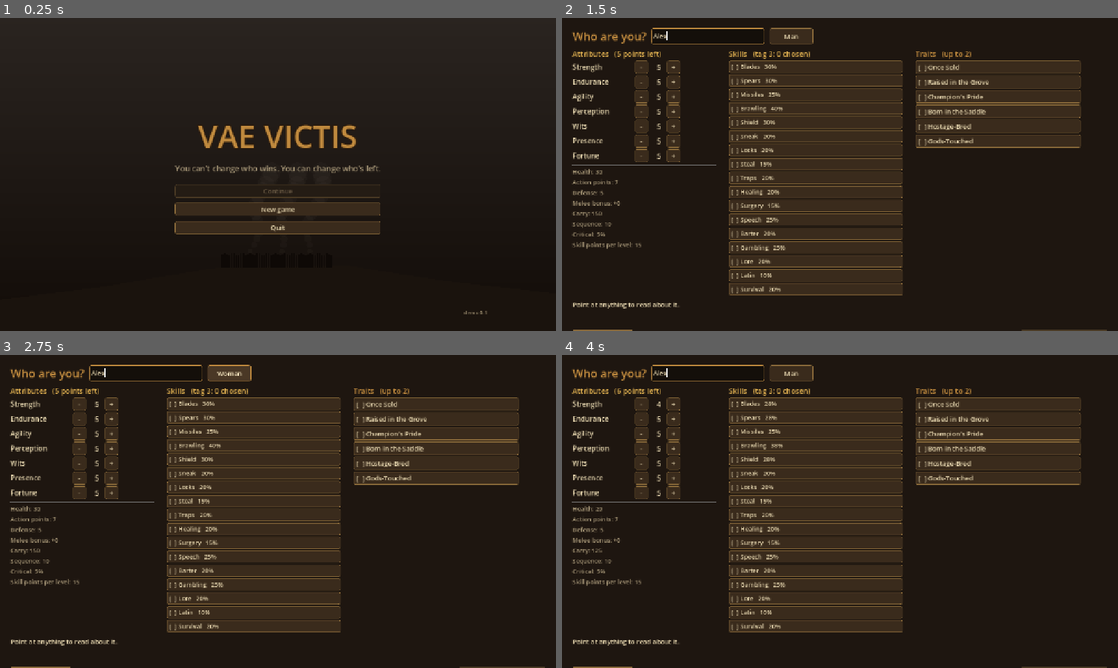
Above: before the commit, frames 1-4 (two rows, left to right).
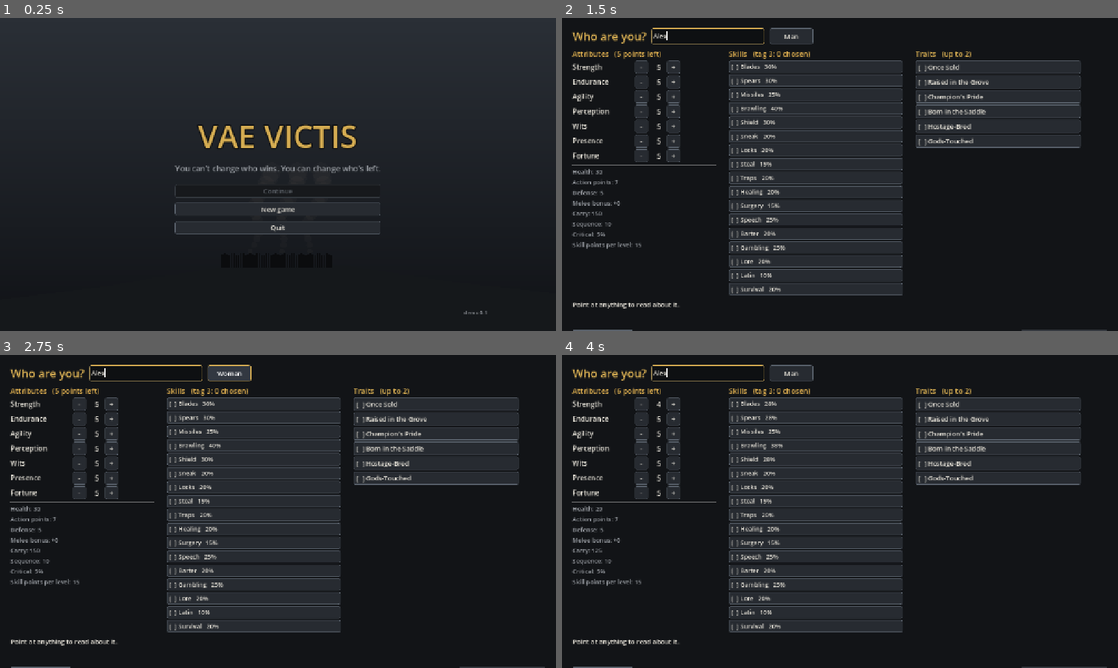
Above: after the commit, the same moments.

Repository: tdotlab/vae-victis
Game: Godot game, scene res://src/main.tscn
Two runs of this game, one before a commit and one after it. Both use one fixed random seed, a clock stepped at 60 frames per second and the inputs below.
Inputs (mouse positions are in pixels of both pictures, inside the frame that each line leads up to):
- Up to frame 1 (0.25 s): no input
- Up to frame 2 (1.5 s): click "New game" at 0.5 s; click (706, 36) at 1.27 s; type "Alex" at 1.35 s
- Up to frame 3 (2.75 s): click "Man" at 2 s
- Up to frame 4 (4 s): click "Woman" at 2.75 s; click "-" at 3.5 s

The runs differ from the first frame. In frame 1, 1.7% of the frame differs, in the area x 31-88%, y 34-95%; in frame 2, 7.0%; in frame 3, 7.3%, in the area x 2-98%, y 3-100%; in frame 4, 7.0%.

Commit message:
Playtest fixes: walk cycle, see-through walls, no brown UI
The walk cycle restarted every hex, so figures only ever stepped with one
leg; each hex is now half a stride, steps are slower (0.2 s), and facing
looks ahead so zigzag paths don't flip the figure. Walls in front of the
player thin out in a smooth oval instead of popping per segment. The
interface moves from leather brown to charcoal iron with brass accents.

Co-Authored-By: Claude Opus 5.5 <noreply@anthropic.com>

Diff:
--- a/game/src/game/local_map.gd
+++ b/game/src/game/local_map.gd
@@ -6,8 +6,8 @@
 
 signal clicked_cell(cell: Vector2i, button: int)
 
-const STEP_TIME := 0.13
-const COMBAT_STEP_TIME := 0.16
+const STEP_TIME := 0.2
+const COMBAT_STEP_TIME := 0.22
 
 var map: MapData
 var actors: Array = []
@@ -391,12 +391,13 @@
 	var token := _move_token
 	player.set_meta("walking", true)
 	busy = true
-	for c in path:
+	for i in path.size():
+		var c := path[i]
 		if token != _move_token:
 			return
 		if actor_at(c) != null:
 			break
-		await step_actor(player, c, STEP_TIME)
+		await step_actor(player, c, STEP_TIME, path[mini(i + 2, path.size() - 1)])
 		_after_player_step()
 		if combat.active or _leaving:
 			break
@@ -471,21 +472,41 @@
 		a.facing = Hex.direction_to(a.cell, target)
 
 
-func step_actor(a: Actor, c: Vector2i, dur: float) -> void:
-	face(a, c)
+## Faces toward `look` unless the current facing is already close enough.
+## Hex paths zigzag (straight south is SE, SW, SE...), so facing each next cell
+## would flip the figure every step; looking a couple of cells ahead with some
+## slack keeps it steady.
+func _face_along(a: Actor, look: Vector2i) -> void:
+	if look == a.cell:
+		return
+	var v := Hex.to_flat(look) - Hex.to_flat(a.cell)
+	var ang := atan2(-v.y, v.x)
+	if absf(angle_difference(a.facing * PI / 3.0, ang)) <= deg_to_rad(42.0):
+		return
+	a.facing = posmod(int(round(ang / (PI / 3.0))), 6)
+
+
+## Moves an actor one hex. Each hex is half a stride: the walk cycle runs
+## from standing to one leg forward and back to standing, and the next hex
+## uses the other leg, so the feet keep pace with the ground.
+func step_actor(a: Actor, c: Vector2i, dur: float, look: Vector2i = c) -> void:
+	if look == c:
+		face(a, c)
+	else:
+		_face_along(a, look)
 	var from: Vector2 = display_pos[a]
 	var to := Hex.to_pixel(c, Paint.HEX)
 	a.cell = c
+	var start := fmod(float(walk_phase[a]), TAU)
 	var t := 0.0
 	while t < dur:
-		var dt := get_process_delta_time()
-		t += dt
+		t += get_process_delta_time()
 		var k := minf(1.0, t / dur)
 		display_pos[a] = from.lerp(to, k)
-		walk_phase[a] = float(walk_phase[a]) + dt * 14.0
+		walk_phase[a] = start + k * PI
 		await get_tree().process_frame
 	display_pos[a] = to
-	walk_phase[a] = 0.0
+	walk_phase[a] = start + PI
 
 
 func lunge(a: Actor, target: Vector2i) -> void:
@@ -600,10 +621,11 @@
 
 func _walk_npc(a: Actor, path: Array[Vector2i]) -> void:
 	a.set_meta("walking", true)
-	for c in path:
+	for i in path.size():
+		var c := path[i]
 		if combat.active or actor_at(c) != null:
 			break
-		await step_actor(a, c, STEP_TIME)
+		await step_actor(a, c, STEP_TIME, path[mini(i + 2, path.size() - 1)])
 	a.remove_meta("walking")
 
 
@@ -860,6 +882,19 @@
 		Paint.grid_hex(ci, hover, col, 2.0)
 
 
+## Opacity of a tall thing standing at `p` with the player at `pp`: an oval
+## window that thins out whatever stands in front of the player, fading
+## smoothly with distance so walls never pop one segment at a time.
+func _see_through(p: Vector2, pp: Vector2) -> float:
+	var dy := p.y - pp.y
+	var front := smoothstep(-4.0, 14.0, dy)
+	if front <= 0.0:
+		return 1.0
+	var d := Vector2((p.x - pp.x) / 80.0, dy / 76.0).length()
+	var hole := 1.0 - smoothstep(0.5, 1.0, d)
+	return 1.0 - 0.68 * hole * front
+
+
 func _draw_things(ci: CanvasItem) -> void:
 	var tdefs := DB.terrain()
 	var sprites := Art.on()
@@ -886,8 +921,7 @@
 			var c: Vector2i = it[2]
 			var t: Dictionary = tdefs[map.cells[c]]
 			var p := Hex.to_pixel(c, Paint.HEX)
-			# Fade blocks that stand in front of the player and would hide them.
-			var fade := p.y > pp.y and p.y - pp.y < 60 and absf(p.x - pp.x) < 40 and float(t.get("height", 0)) > 20
+			var fade := _see_through(p, pp) if float(t.get("height", 0)) > 20 else 1.0
 			var tid: String = map.cells[c]
 			if sprites and Art.has_wall(tid):
 				Art.draw_wall(ci, map, c, tid, fade)
--- a/game/src/game/world_map.gd
+++ b/game/src/game/world_map.gd
@@ -484,14 +484,14 @@
 
 func _draw() -> void:
 	var season := Game.state.season()
-	draw_rect(Rect2(Vector2(-2000, -2000), Vector2(world.width * CELL + 4000, world.height * CELL + 4000)), Color("#100c08"))
+	draw_rect(Rect2(Vector2(-2000, -2000), Vector2(world.width * CELL + 4000, world.height * CELL + 4000)), Color("#0f1113"))
 	for y in range(world.height):
 		for x in range(world.width):
 			var c := Vector2i(x, y)
 			var r := Rect2(Vector2(x, y) * CELL, Vector2(CELL, CELL))
 			if not _is_seen(c):
 				var h := Paint._hash(c)
-				draw_rect(r, Color("#17120c").lightened(h * 0.04))
+				draw_rect(r, Color("#16191c").lightened(h * 0.04))
 				continue
 			_draw_cell(c, r, season)
 	# Faint grid over the known country.
--- a/game/src/ui/dialogue_panel.gd
+++ b/game/src/ui/dialogue_panel.gd
@@ -111,8 +111,8 @@
 	b.autowrap_mode = TextServer.AUTOWRAP_WORD
 	b.custom_minimum_size.x = 760
 	b.add_theme_stylebox_override("normal", StyleBoxEmpty.new())
-	b.add_theme_color_override("font_color", Color("#d8c48a"))
-	b.add_theme_color_override("font_hover_color", Color("#fff0c0"))
+	b.add_theme_color_override("font_color", Color("#e2c77a"))
+	b.add_theme_color_override("font_hover_color", Color("#ffffff"))
 	return b
 
 
--- a/game/src/ui/hud.gd
+++ b/game/src/ui/hud.gd
@@ -50,7 +50,7 @@
 	_log.size_flags_horizontal = Control.SIZE_EXPAND_FILL
 	_log.add_theme_font_size_override("normal_font_size", 14)
 	var log_bg := StyleBoxFlat.new()
-	log_bg.bg_color = Color("#140f0a")
+	log_bg.bg_color = Color("#0e1012")
 	log_bg.set_content_margin_all(6)
 	_log.add_theme_stylebox_override("normal", log_bg)
 	hb.add_child(_log)
--- a/game/src/ui/title_screen.gd
+++ b/game/src/ui/title_screen.gd
@@ -7,7 +7,7 @@
 	set_anchors_and_offsets_preset(Control.PRESET_FULL_RECT)
 	theme = UITheme.get_theme()
 	var bg := ColorRect.new()
-	bg.color = Color("#140e09")
+	bg.color = Color("#0f1114")
 	bg.set_anchors_and_offsets_preset(Control.PRESET_FULL_RECT)
 	add_child(bg)
 	var art := _Backdrop.new()
@@ -21,7 +21,7 @@
 	center.add_child(vb)
 	var t := UITheme.label("VAE VICTIS", 72, UITheme.BRONZE)
 	t.horizontal_alignment = HORIZONTAL_ALIGNMENT_CENTER
-	t.add_theme_color_override("font_outline_color", Color("#2a1a0c"))
+	t.add_theme_color_override("font_outline_color", Color("#0a0b0d"))
 	t.add_theme_constant_override("outline_size", 10)
 	vb.add_child(t)
 	var sub := UITheme.label(DB.story().get("tagline", "Gaul, 52 BC"), 18, UITheme.DIM)
@@ -46,16 +46,16 @@
 		var w := size.x
 		var h := size.y
 		var sky := PackedVector2Array([Vector2(0, 0), Vector2(w, 0), Vector2(w, h), Vector2(0, h)])
-		draw_polygon(sky, PackedColorArray([Color("#2a2420"), Color("#2a2420"), Color("#120c08"), Color("#120c08")]))
+		draw_polygon(sky, PackedColorArray([Color("#2a2f36"), Color("#2a2f36"), Color("#101216"), Color("#101216")]))
 		# The fort sits low, under the menu, so the palisade never shows between buttons.
 		var hill := PackedVector2Array([Vector2(0, h * 0.9), Vector2(w * 0.18, h * 0.86), Vector2(w * 0.38, h * 0.8),
 			Vector2(w * 0.62, h * 0.79), Vector2(w * 0.8, h * 0.84), Vector2(w, h * 0.88), Vector2(w, h), Vector2(0, h)])
-		draw_colored_polygon(hill, Color("#1a130d"))
+		draw_colored_polygon(hill, Color("#15181b"))
 		# Palisade on the hilltop.
 		for i in range(48):
 			var x := w * 0.4 + i * (w * 0.2 / 48.0)
 			var top := h * 0.755 - (sin(i * 1.7) * 3.0)
-			draw_line(Vector2(x, h * 0.797), Vector2(x, top), Color("#0e0906"), 4.0)
+			draw_line(Vector2(x, h * 0.797), Vector2(x, top), Color("#0b0c0e"), 4.0)
 		# Smoke from the hearths.
 		for j in range(3):
 			var sx := w * (0.45 + j * 0.05)
--- a/game/src/ui/ui_theme.gd
+++ b/game/src/ui/ui_theme.gd
@@ -1,14 +1,15 @@
 class_name UITheme
 extends RefCounted
-## The interface look: dark leather panels, bronze edges, parchment text.
+## The interface look: charcoal iron panels, iron edges, brass accents, bone text.
+## T hates brown; keep it out of the interface.
 
-const BG := Color("#1e1610")
-const PANEL := Color("#2a1f15")
-const PANEL_LIGHT := Color("#3a2b1c")
-const EDGE := Color("#8a6a3a")
-const BRONZE := Color("#c08a3e")
-const TEXT := Color("#e8d8b0")
-const DIM := Color("#a89878")
+const BG := Color("#121417")
+const PANEL := Color("#1b1e22")
+const PANEL_LIGHT := Color("#272b31")
+const EDGE := Color("#59616b")
+const BRONZE := Color("#d6ad52")  # brass: headings, hover, focus
+const TEXT := Color("#e6e2d8")
+const DIM := Color("#9a9ea4")
 const GOOD := Color("#9cc07a")
 const BAD := Color("#d8705a")
 const WARN := Color("#e0b050")
@@ -25,23 +26,23 @@
 	t.set_stylebox("panel", "PanelContainer", panel)
 	t.set_stylebox("panel", "Panel", panel)
 	t.set_stylebox("normal", "Button", _box(PANEL_LIGHT, EDGE, 1, 6))
-	t.set_stylebox("hover", "Button", _box(Color("#4a3826"), BRONZE, 1, 6))
-	t.set_stylebox("pressed", "Button", _box(Color("#5a4430"), BRONZE, 2, 6))
-	t.set_stylebox("disabled", "Button", _box(Color("#241c14"), Color("#4a3a24"), 1, 6))
+	t.set_stylebox("hover", "Button", _box(Color("#323841"), BRONZE, 1, 6))
+	t.set_stylebox("pressed", "Button", _box(Color("#3c434d"), BRONZE, 2, 6))
+	t.set_stylebox("disabled", "Button", _box(Color("#17191c"), Color("#33383e"), 1, 6))
 	t.set_stylebox("focus", "Button", _box(Color(0, 0, 0, 0), BRONZE, 1, 6))
 	t.set_color("font_color", "Button", TEXT)
-	t.set_color("font_hover_color", "Button", Color("#fff0c8"))
-	t.set_color("font_pressed_color", "Button", Color("#fff0c8"))
-	t.set_color("font_disabled_color", "Button", Color("#6a5a44"))
+	t.set_color("font_hover_color", "Button", Color("#ffffff"))
+	t.set_color("font_pressed_color", "Button", Color("#ffffff"))
+	t.set_color("font_disabled_color", "Button", Color("#5c6168"))
 	t.set_color("font_color", "Label", TEXT)
 	t.set_color("default_color", "RichTextLabel", TEXT)
-	t.set_stylebox("normal", "LineEdit", _box(Color("#140f0a"), EDGE, 1, 4))
-	t.set_stylebox("focus", "LineEdit", _box(Color("#140f0a"), BRONZE, 1, 4))
+	t.set_stylebox("normal", "LineEdit", _box(Color("#0e1012"), EDGE, 1, 4))
+	t.set_stylebox("focus", "LineEdit", _box(Color("#0e1012"), BRONZE, 1, 4))
 	t.set_color("font_color", "LineEdit", TEXT)
-	t.set_stylebox("panel", "TooltipPanel", _box(Color("#140f0a"), EDGE, 1, 6))
+	t.set_stylebox("panel", "TooltipPanel", _box(Color("#0e1012"), EDGE, 1, 6))
 	t.set_color("font_color", "TooltipLabel", TEXT)
 	var sb := StyleBoxFlat.new()
-	sb.bg_color = Color("#140f0a")
+	sb.bg_color = Color("#0e1012")
 	t.set_stylebox("scroll", "VScrollBar", sb)
 	var grab := StyleBoxFlat.new()
 	grab.bg_color = EDGE
--- a/game/src/view/art.gd
+++ b/game/src/view/art.gd
@@ -143,18 +143,18 @@
 
 ## Draws a wall hex joined to its neighbors. Bit d of the frame is set when
 ## the neighbor in Hex.DIRECTIONS[d] continues the wall.
-static func draw_wall(ci: CanvasItem, map: MapData, c: Vector2i, terrain: String, fade: bool) -> void:
+static func draw_wall(ci: CanvasItem, map: MapData, c: Vector2i, terrain: String, fade: float) -> void:
 	var e: Dictionary = manifest()["walls"][terrain]
 	var mask := 0
 	for d in range(6):
 		if str(map.cells.get(Hex.neighbor(c, d), "")) in e.get("connect", []):
 			mask |= 1 << d
-	_frame(ci, e, e["sheet"], mask, Hex.to_pixel(c, Paint.HEX), Color(1, 1, 1, 0.45 if fade else 1.0))
-
-
-static func draw_thing(ci: CanvasItem, c: Vector2i, terrain: String, fade: bool) -> void:
+	_frame(ci, e, e["sheet"], mask, Hex.to_pixel(c, Paint.HEX), Color(1, 1, 1, fade))
+
+
+static func draw_thing(ci: CanvasItem, c: Vector2i, terrain: String, fade: float) -> void:
 	var m := manifest()
-	var mod := Color(1, 1, 1, 0.4 if fade else 1.0)
+	var mod := Color(1, 1, 1, fade)
 	var p := Hex.to_pixel(c, Paint.HEX)
 	if m["trees"].has(terrain):
 		var e: Dictionary = m["trees"][terrain]
--- a/game/src/view/paint.gd
+++ b/game/src/view/paint.gd
@@ -45,7 +45,7 @@
 
 
 ## Raised block (wall, rock, furniture) standing on cell c.
-static func block(ci: CanvasItem, c: Vector2i, tdef: Dictionary, fade: bool = false) -> void:
+static func block(ci: CanvasItem, c: Vector2i, tdef: Dictionary, fade: float = 1.0) -> void:
 	var h := float(tdef.get("height", 20))
 	var p := Hex.to_pixel(c, HEX)
 	var base := Hex.corners(p, HEX)
@@ -54,7 +54,7 @@
 		top.append(v - Vector2(0, h))
 	var col := Color(tdef.get("color", "#777777"))
 	col = col.lightened((_hash(c) - 0.5) * 0.08)
-	var a := 0.45 if fade else 1.0
+	var a := fade
 	# Visible side faces: edges 0-1, 1-2, 2-3, 3-4 (right through left, front).
 	var shades := [0.30, 0.22, 0.12, 0.05]
 	for i in range(4):
@@ -71,11 +71,11 @@
 		ci.draw_circle(p - Vector2(0, h + 4), 3.0, Color(1.0, 0.85, 0.4, 0.95))
 
 
-static func tree(ci: CanvasItem, c: Vector2i, tdef: Dictionary, fade: bool = false) -> void:
+static func tree(ci: CanvasItem, c: Vector2i, tdef: Dictionary, fade: float = 1.0) -> void:
 	var p := Hex.to_pixel(c, HEX)
 	var h := float(tdef.get("height", 46))
 	var col := Color(tdef.get("color", "#2f3d1c"))
-	var a := 0.4 if fade else 1.0
+	var a := fade
 	ci.draw_set_transform(p, 0, Vector2(1, 0.5))
 	ci.draw_circle(Vector2.ZERO, 14.0, Color(0, 0, 0, 0.25 * a))
 	ci.draw_set_transform(Vector2.ZERO, 0, Vector2.ONE)
Not shown, changed: docs/DECISIONS.md
